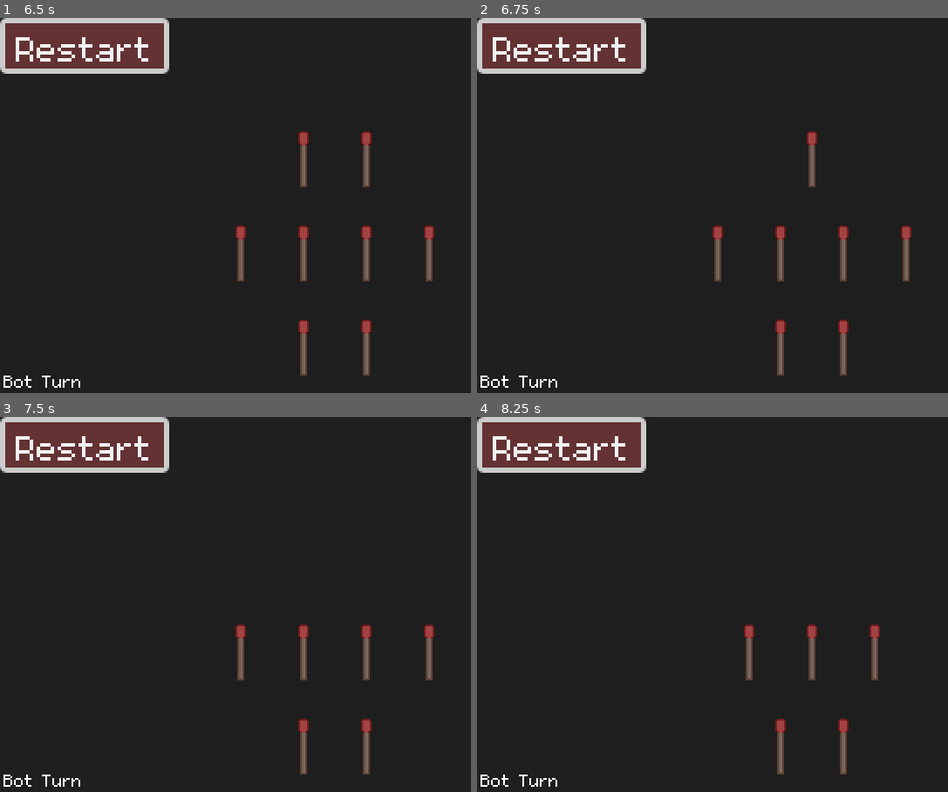
Above: before the commit, frames 1-4 (two rows, left to right).
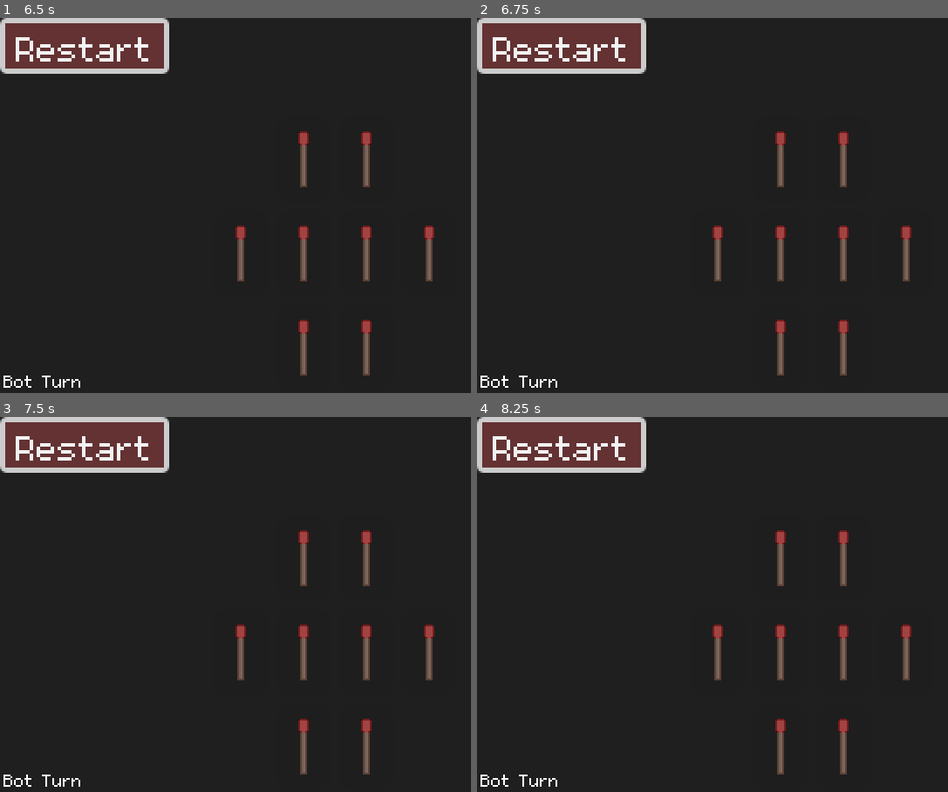
Above: after the commit, the same moments.

Repository: TylerFairleigh/COMP359-AB1-Assignment2
Game: Godot game, scene res://scenes/main.tscn
Same seed, same stepped clock (60 frames per second), same inputs: the game is played once before the commit and once after it.
Inputs (mouse positions are in pixels of both pictures, inside the frame that each line leads up to):
- Up to frame 1 (6.5 s): click "Restart" at 0.5 s; click "Restart" at 1.25 s; click "Restart" at 2 s; tap Enter at 2.75, 4.25, 5.75 s; move the mouse to (207, 66) at 2.77 s; click (207, 66) at 2.92 s; tap Space at 3.5, 5 s; move the mouse to (240, 66) at 3.52 s; click (240, 66) at 3.67 s; move the mouse to (273, 66) at 4.27 s; click (273, 66) at 4.42 s; move the mouse to (301, 66) at 5.02 s; click (301, 66) at 5.17 s; move the mouse to (334, 66) at 5.77 s; click (334, 66) at 5.92 s
- Up to frame 2 (6.75 s): tap Space at 6.5 s; move the mouse to (778, 160) at 6.52 s; click (778, 160) at 6.67 s
- Up to frame 3 (7.5 s): move the mouse to (334, 559) at 7.27 s; click (334, 559) at 7.42 s
- Up to frame 4 (8.25 s): move the mouse to (717, 653) at 8.02 s; click (717, 653) at 8.17 s

Frame 1 is identical in both runs. In frame 2, 0.7% of the frame differs, in the area x 63-79%, y 30-46%; in frame 3, 0.5%; in frame 4, 2.2%, in the area x 50-93%, y 30-71%.
Error in both runs: Invalid call. Nonexistent function 'reset_player_turn' in base 'Node (GameLogic.gd)'. (res://scenes/match_view.gd:47)

Commit message:
Significant Clean Up on UI and Logic Code

Diff:
--- a/GameLogic.gd
+++ b/GameLogic.gd
@@ -3,25 +3,17 @@
 var numberOfPiles:int = 4
 var matchMin:int = 1
 var matchMax:int = 5
-var match_number:int = 0
-var match_full_count:int = 0 # Keeps track of the total number of matches in the game space
+var selected_pile:int = -1
 
 var ongoingGame:bool = false
-var player_active:bool = false
 var player_turn:bool = false # Keeps track of whose turn it is, player's true if true, opponent's turn otherwise
 
-var match_index_max:Array = [] # Keeps track of the maximum index of a match in each pile
-var valid_match_array:Array = [] # Keeps track of the valid range of matches to remove from a pile
 var gameArray:Array = [] # Keeps track of the current number of piles and matches per pile, stored in an array
 
 
 func _ready():
 	_start_round()
 	_game_logic()
-
-func _process(_delta):
-	pass
-
 
 # Create a game with a set number of piles and number of matches in each pile
 # The maximum values for piles and matches are declared at the top of this file
@@ -30,8 +22,6 @@
 	var piles = []
 	for i in range(numberOfPiles):
 		var pile = randi_range(matchMin, matchMax)
-		match_full_count += pile
-		match_index_max.append(match_full_count)
 		piles.append(pile)
 	return piles
 
@@ -39,19 +29,20 @@
 	# Create the corresponding array for the pile and match sizes
 	gameArray = _create_game()
 	# Randomly choose who goes first
-	player_turn = randi() % 2
+	#player_turn = randi() % 2
+	player_turn = true
 	ongoingGame = true
 
 func _game_logic():
+	print("Current game space is " + str(gameArray))
 	# Clean up array every time a pile is emptied, remove its index from the array
 	_shrink_array()
 	# If the array is empty, the game should be over.
 	if (game_is_over()):
 		return
 
-	print("Current game space is " + str(gameArray))
 	if player_turn:
-		clear_valid_array()
+		selected_pile = -1
 	else:
 		_ai_make_choice()
 
@@ -62,12 +53,6 @@
 	for pile in range(gameArray.size() - 1, -1, -1): # Iterates the array from end to start to avoid any index range errors
 		if gameArray[pile] == 0:
 			gameArray.remove_at(pile) # Remove empty piles from array
-
-func clear_valid_array():
-	print("Cleared Array")
-	valid_match_array.clear()
-	for i in match_full_count:
-		valid_match_array.append(i + 1)
 
 func game_is_over():
 	if gameArray.is_empty():
@@ -113,12 +98,8 @@
 	var index = randi_range(0, gameArray.size() - 1) # Needs to be (array size - 1) so that it references the correct index
 	var remove = randi_range(1, gameArray[index]) # Calculate a random number of matches to remove, minimum number allowable to remove is 1
 	gameArray[index] -= remove
-	await get_tree().create_timer(2).timeout
 	print(str(remove) + " matches removed from pile " + str(index + 1))
 
-func make_range():
-	valid_match_array.clear()
-	for i in range(len(match_index_max) - 1):
-		if match_number > match_index_max[i] and match_number <= match_index_max[i + 1]:
-			valid_match_array = range(match_index_max[i] + 1, match_index_max[i + 1] + 1)
-			break
+func match_pressed(match_pile:int):
+	selected_pile = match_pile
+	gameArray[match_pile] -= 1
--- a/scenes/main.tscn
+++ b/scenes/main.tscn
@@ -64,6 +64,9 @@
 text = "Players Turn"
 script = ExtResource("3_gxuil")
 
+[node name="bot_cooldown" type="Timer" parent="."]
+wait_time = 2.0
+
 [connection signal="pressed" from="restart" to="matches" method="reset_state"]
 [connection signal="pressed" from="finish" to="matches" method="_on_finish_pressed"]
 [connection signal="pressed" from="finish" to="turn_label" method="label_change"]
--- a/scenes/match.gd
+++ b/scenes/match.gd
@@ -1,10 +1,8 @@
 extends PanelContainer
 
 func _on_mouse_entered():
-	var match_string = self.name
-	var match_number = int(match_string.split("_")[1])
-	print(MatchController.valid_match_array, match_number)
-	if (match_number in MatchController.valid_match_array):
+	var match_pile = int(self.get_parent().name.split(" ")[1]) - 1
+	if (match_in_selected_pile(match_pile)):
 		var hover_highlight = Color("#92ed8e")
 		set_modulate(hover_highlight)
 
@@ -13,12 +11,10 @@
 	set_modulate(regular)
 
 func _on_gui_input(event):
-	get_tree().call_group("match_group", "_on_match_pressed")
-	var match_string = self.name
-	var match_number = int(match_string.split("_")[1])
-	if event.is_pressed() and (match_number in MatchController.valid_match_array):
+	var match_pile = int(self.get_parent().name.split(" ")[1]) - 1
+	if (event.is_pressed()) and (match_in_selected_pile(match_pile)):
 		self.visible = false
-		MatchController.match_pressed(match_number)
-		MatchController.player_active = true
-		MatchController.match_number = match_number
-		MatchController.make_range()
+		MatchController.match_pressed(match_pile)
+
+func match_in_selected_pile(match_pile_origin:int) -> bool:
+	return (match_pile_origin == MatchController.selected_pile or MatchController.selected_pile == -1)
--- a/scenes/match_view.gd
+++ b/scenes/match_view.gd
@@ -12,7 +12,7 @@
 	reset_ui_state()
 
 func _process(delta):
-	if (MatchController.player_turn and MatchController.player_active):
+	if (MatchController.player_turn and (MatchController.selected_pile != -1)):
 		finish.visible = true
 	else:
 		finish.visible = false
